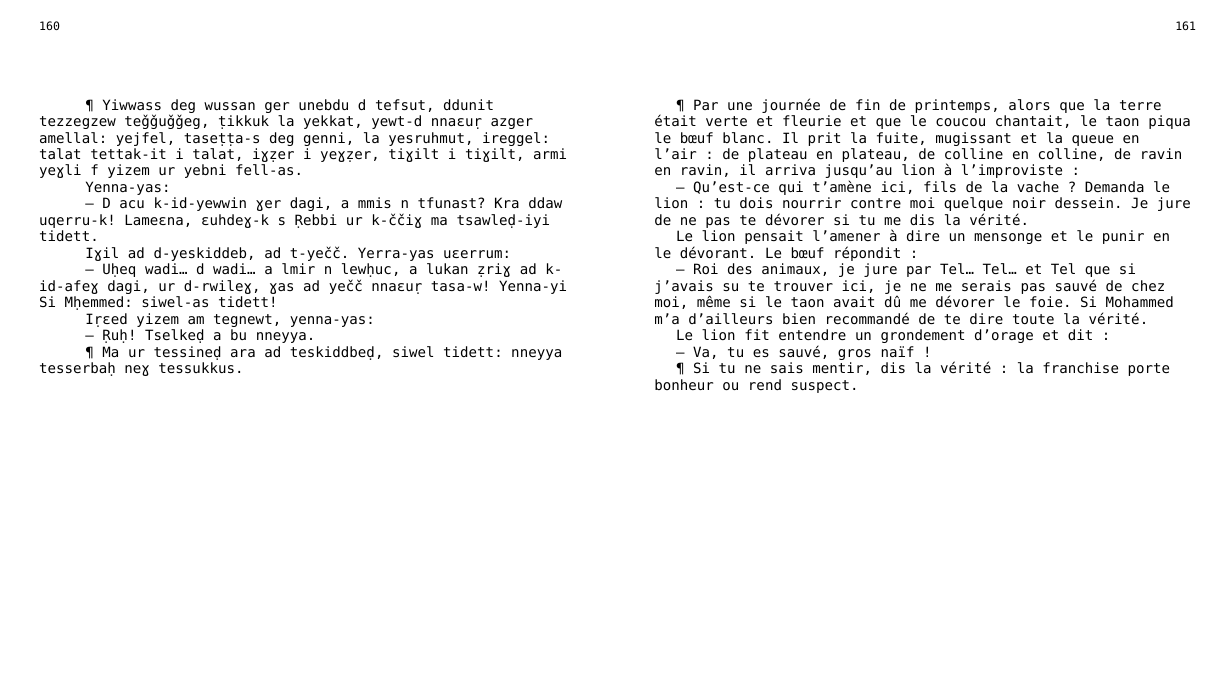
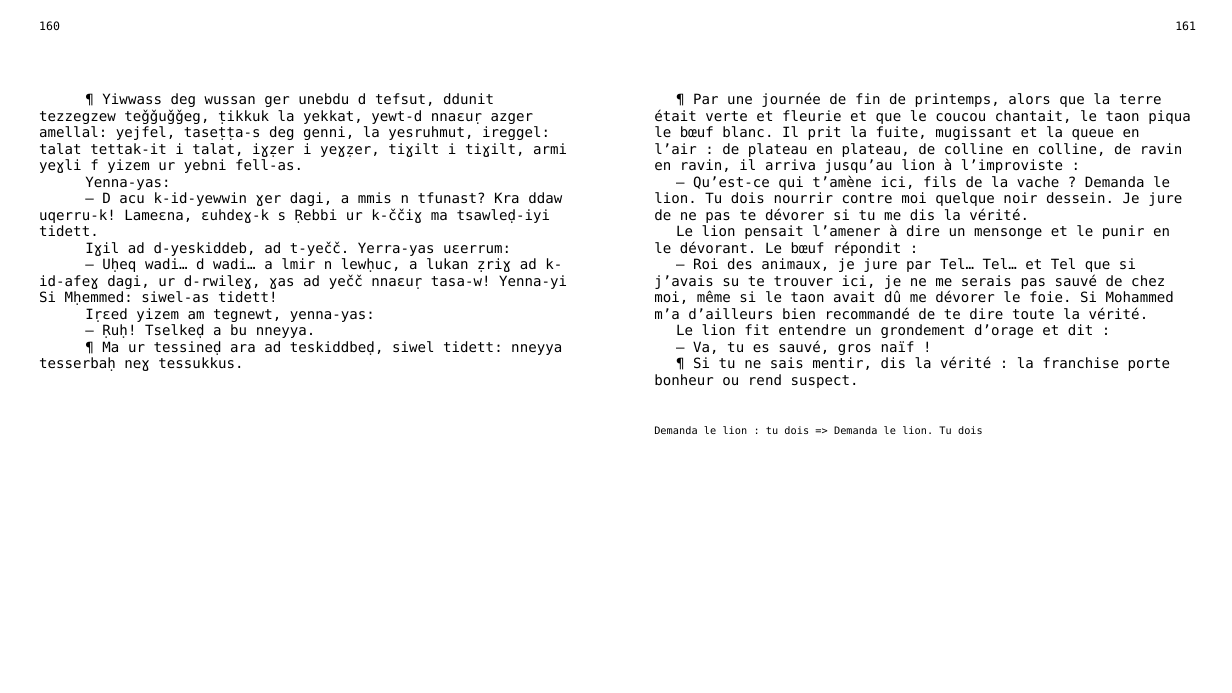
Before and after one commit to sferhah/tamacahut_n_wuccen, a slide deck: slide 79 of Uccen.ConsoleApp/Resources/pptx/uccen.pptx. Drawn at 1232x693 pixels with LibreOffice and Linux fonts; fonts in the diff are those of the drawing. Boxes give left, top, right and bottom in pixels: in the first picture for what was removed or moved away, otherwise in the second. Text is boxed around its words. In the diff, an @@ line names an element or a change of style, - is before the commit and + after.

```diff
--- a/Uccen.ConsoleApp/Resources/pptx/uccen.pptx
+++ b/Uccen.ConsoleApp/Resources/pptx/uccen.pptx
@@ table at <box>30,15,1205,683</box> @@
-row 3: ¶ Yiwwass deg wussan ger unebdu d tefsut, ddunit tezzegzew teǧǧuǧǧeg, ṭikkuk la yekkat, yewt-d nnaɛuṛ azger amellal: yejfel, taseṭṭa-s deg genni, la yesruhmut, ireggel: talat tettak-it i talat, iɣẓer i yeɣẓer, tiɣilt i tiɣilt, armi yeɣli f yizem ur yebni fell-as. / Yenna-yas: / — D acu k-id-yewwin ɣer dagi, a mmis n tfunast? Kra ddaw uqerru-k! Lameɛna, ɛuhdeɣ-k s Ṛebbi ur k-ččiɣ ma tsawleḍ-iyi tidett. / Iɣil ad d-yeskiddeb, ad t-yečč. Yerra-yas uɛerrum: / — Uḥeq wadi… d wadi… a lmir n lewḥuc, a lukan ẓriɣ ad k-id-afeɣ dagi, ur d-rwileɣ, ɣas ad yečč nnaɛuṛ tasa-w! Yenna-yi Si Mḥemmed: siwel-as tidett! / Iṛɛed yizem am tegnewt, yenna-yas: / — Ṛuḥ! Tselkeḍ a bu nneyya. / ¶ Ma ur tessineḍ ara ad teskiddbeḍ, siwel tidett: nneyya tesserbaḥ neɣ tessukkus. |  | ¶ Par une journée de fin de printemps, alors que la terre était verte et fleurie et que le coucou chantait, le taon piqua le bœuf blanc. Il prit la fuite, mugissant et la queue en l’air : de plateau en plateau, de colline en colline, de ravin en ravin, il arriva jusqu’au lion à l’improviste : / — Qu’est-ce qui t’amène ici, fils de la vache ? Demanda le lion : tu dois nourrir contre moi quelque noir dessein. Je jure de ne pas te dévorer si tu me dis la vérité. / Le lion pensait l’amener à dire un mensonge et le punir en le dévorant. Le bœuf répondit : / — Roi des animaux, je jure par Tel… Tel… et Tel que si j’avais su te trouver ici, je ne me serais pas sauvé de chez moi, même si le taon avait dû me dévorer le foie. Si Mohammed m’a d’ailleurs bien recommandé de te dire toute la vérité. / Le lion fit entendre un grondement d’orage et dit : / — Va, tu es sauvé, gros naïf ! / ¶ Si tu ne sais mentir, dis la vérité : la franchise porte bonheur ou rend suspect.
+row 3: ¶ Yiwwass deg wussan ger unebdu d tefsut, ddunit tezzegzew teǧǧuǧǧeg, ṭikkuk la yekkat, yewt-d nnaɛuṛ azger amellal: yejfel, taseṭṭa-s deg genni, la yesruhmut, ireggel: talat tettak-it i talat, iɣẓer i yeɣẓer, tiɣilt i tiɣilt, armi yeɣli f yizem ur yebni fell-as. / Yenna-yas: / — D acu k-id-yewwin ɣer dagi, a mmis n tfunast? Kra ddaw uqerru-k! Lameɛna, ɛuhdeɣ-k s Ṛebbi ur k-ččiɣ ma tsawleḍ-iyi tidett. / Iɣil ad d-yeskiddeb, ad t-yečč. Yerra-yas uɛerrum: / — Uḥeq wadi… d wadi… a lmir n lewḥuc, a lukan ẓriɣ ad k-id-afeɣ dagi, ur d-rwileɣ, ɣas ad yečč nnaɛuṛ tasa-w! Yenna-yi Si Mḥemmed: siwel-as tidett! / Iṛɛed yizem am tegnewt, yenna-yas: / — Ṛuḥ! Tselkeḍ a bu nneyya. / ¶ Ma ur tessineḍ ara ad teskiddbeḍ, siwel tidett: nneyya tesserbaḥ neɣ tessukkus. |  | ¶ Par une journée de fin de printemps, alors que la terre était verte et fleurie et que le coucou chantait, le taon piqua le bœuf blanc. Il prit la fuite, mugissant et la queue en l’air : de plateau en plateau, de colline en colline, de ravin en ravin, il arriva jusqu’au lion à l’improviste : / — Qu’est-ce qui t’amène ici, fils de la vache ? Demanda le lion. Tu dois nourrir contre moi quelque noir dessein. Je jure de ne pas te dévorer si tu me dis la vérité. / Le lion pensait l’amener à dire un mensonge et le punir en le dévorant. Le bœuf répondit : / — Roi des animaux, je jure par Tel… Tel… et Tel que si j’avais su te trouver ici, je ne me serais pas sauvé de chez moi, même si le taon avait dû me dévorer le foie. Si Mohammed m’a d’ailleurs bien recommandé de te dire toute la vérité. / Le lion fit entendre un grondement d’orage et dit : / — Va, tu es sauvé, gros naïf ! / ¶ Si tu ne sais mentir, dis la vérité : la franchise porte bonheur ou rend suspect.
+row 4:  |  | Demanda le lion : tu dois => Demanda le lion. Tu dois
```
Also in this commit, not shown: 9 other slides changed, 16 other files.
